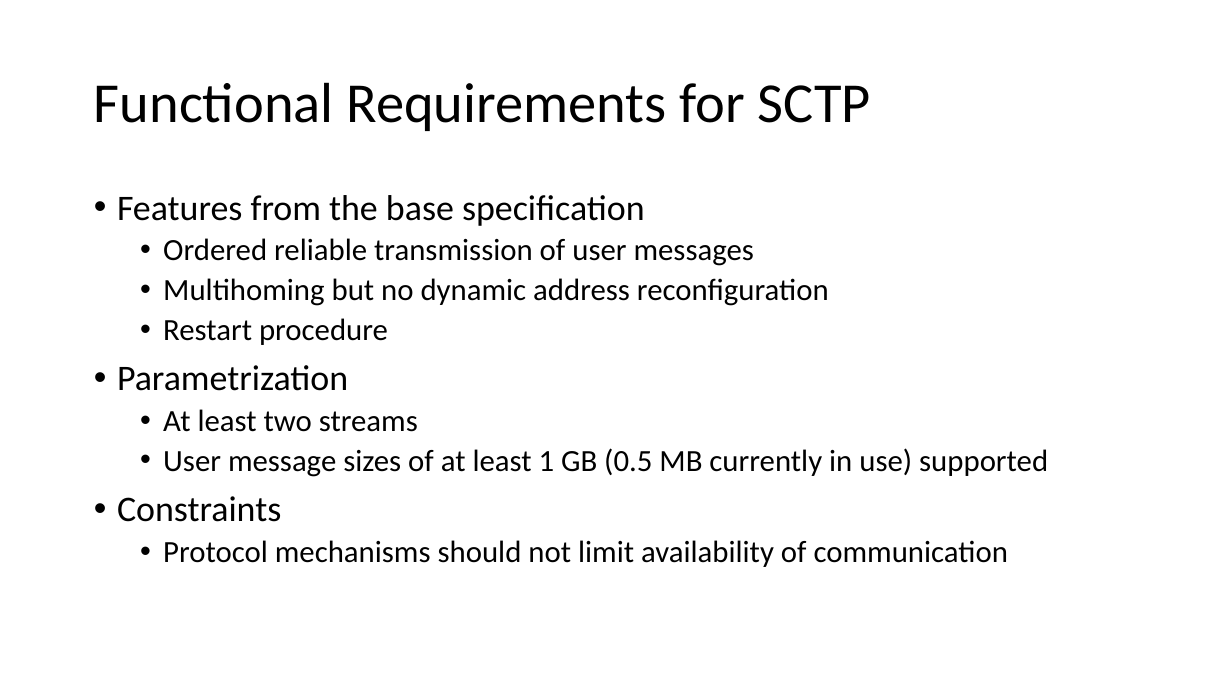
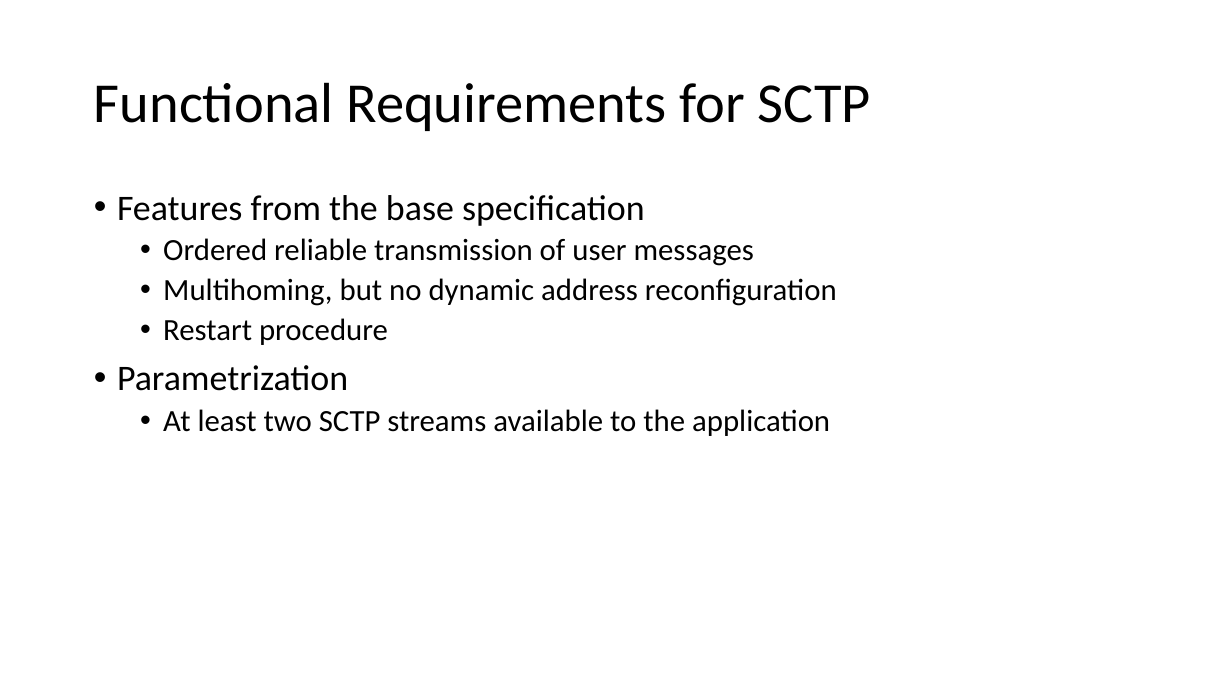
Before and after one commit to sctplab/sctp-dtls-requirements, a slide deck: slide 5 of SCTP_DTLS_REQ.pptx (slide 3 before the commit). Drawn at 1232x693 pixels with LibreOffice and Linux fonts; fonts in the diff are those of the drawing. Boxes give left, top, right and bottom in pixels: in the first picture for what was removed or moved away, otherwise in the second. Text is boxed around its words. In the diff, an @@ line names an element or a change of style, - is before the commit and + after.

```diff
--- a/SCTP_DTLS_REQ.pptx
+++ b/SCTP_DTLS_REQ.pptx
@@ text at [163,278,837,306]: text changed @@
-  • Multihoming but no dynamic address reconfiguration
+  • Multihoming, but no dynamic address reconfiguration
@@ text at [163,409,830,436]: text changed @@
-  • At least two streams
-  • User message sizes of at least 1 GB (0.5 MB currently in use) supported
-• Constraints
-  • Protocol mechanisms should not limit availability of communication
+  • At least two SCTP streams available to the application
```
Also in this commit, not shown: 1 other slide changed, 2 slides added.
